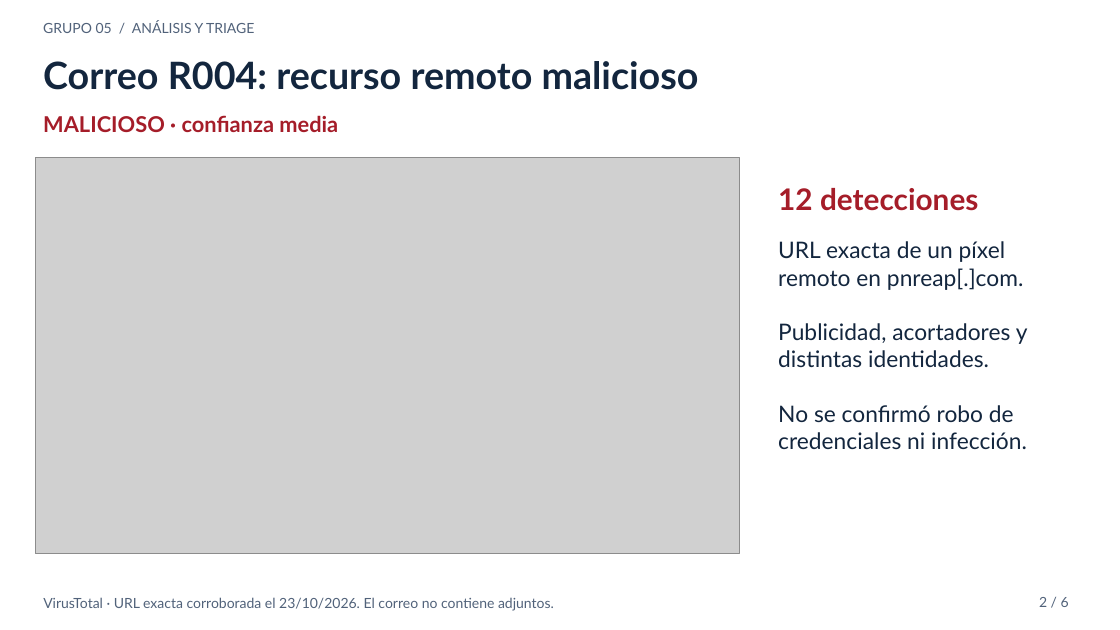
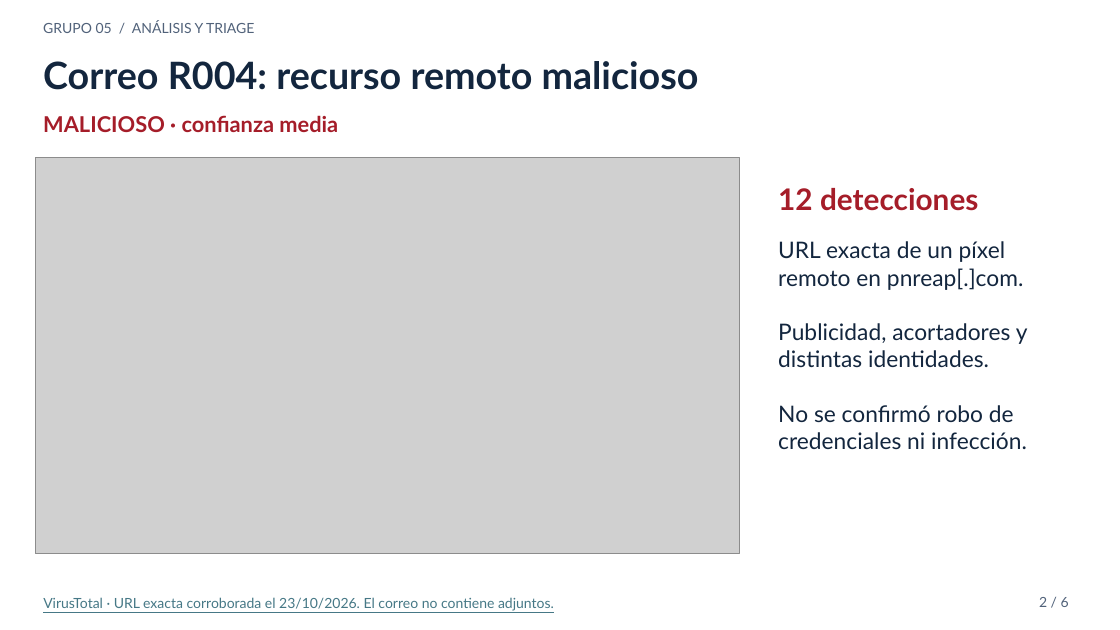
Before and after one commit to FranDSchz/ciberseguridad-phishing-lab, a slide deck: slide 2 of docs/informe-grupo05/entrega/Grupo_05_Presentacion_Consolidada.pptx. Drawn at 1120x630 pixels with LibreOffice and Linux fonts; fonts in the diff are those of the drawing; grey boxes stand for pictures. Boxes give left, top, right and bottom in pixels: in the first picture for what was removed or moved away, otherwise in the second. Text is boxed around its words. In the diff, an @@ line names an element or a change of style, - is before the commit and + after.

```diff
--- a/docs/informe-grupo05/entrega/Grupo_05_Presentacion_Consolidada.pptx
+++ b/docs/informe-grupo05/entrega/Grupo_05_Presentacion_Consolidada.pptx
@@ text "VirusTotal · URL exacta corroborada ..." at box(43, 597, 554, 611): text colour #51627A to #467886, underline on @@
```
Also in this commit, not shown: 5 other slides changed, 4 other files.
